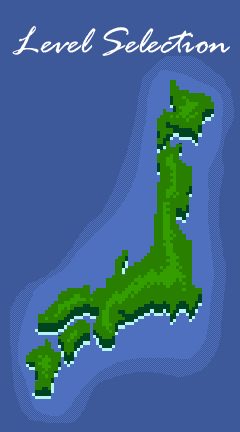
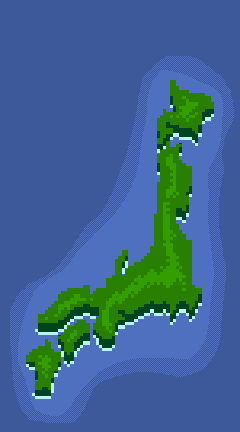
Layers edited between the first and the second 240px x 432px image:
painted on "Calque de dessin 3" over (12, 26, 230, 56)
